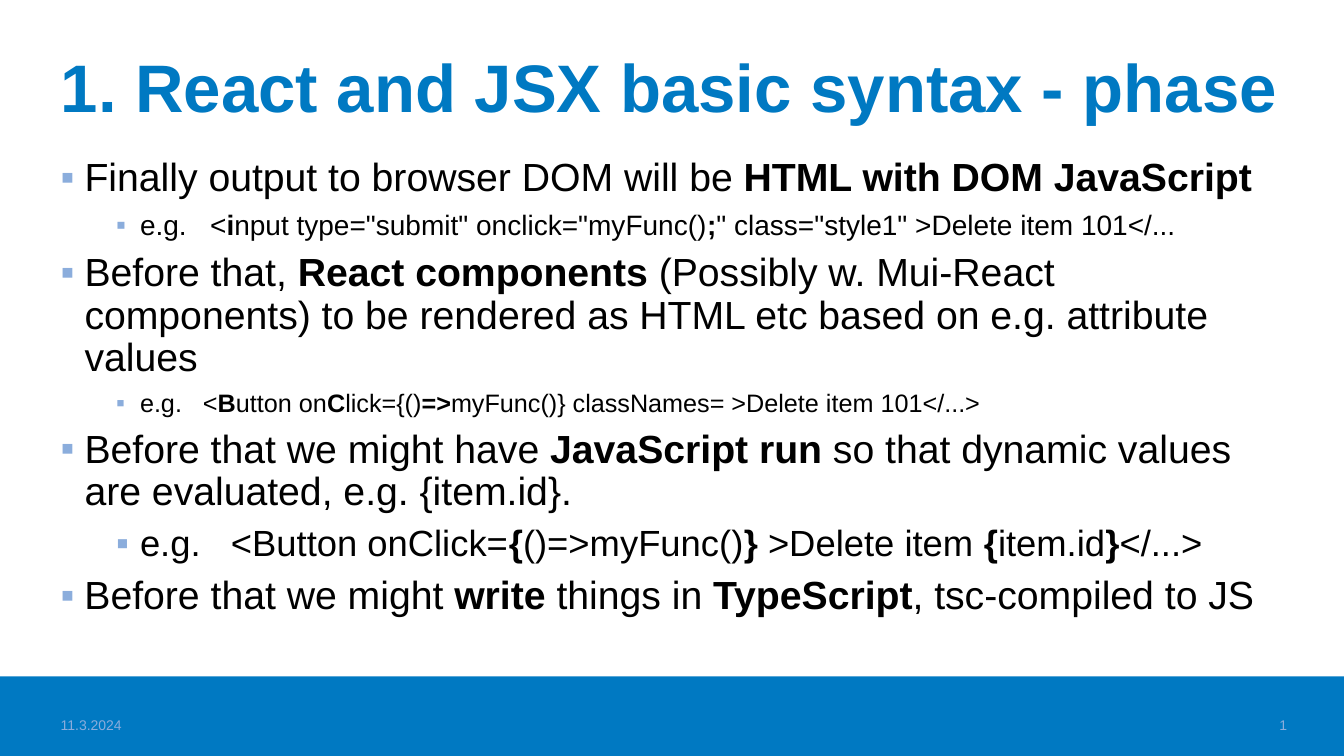
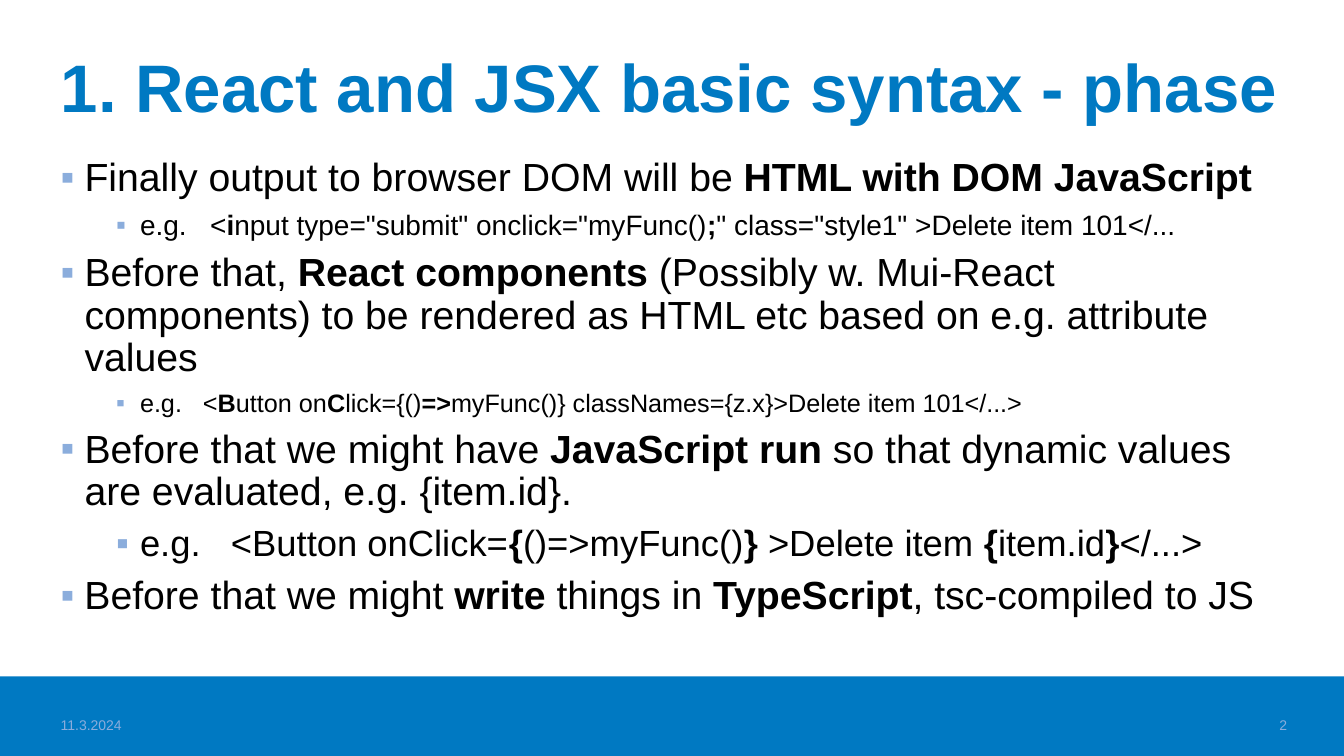
Before and after one commit to haagahelia/ohke-teknologiat, a slide deck: slide 2 of 05_frontend/Frontend_VideoTopics.pptx (slide 1 before the commit). Drawn at 1344x756 pixels with LibreOffice and Linux fonts; fonts in the diff are those of the drawing; background and template pictures are left out. Boxes give left, top, right and bottom in pixels: in the first picture for what was removed or moved away, otherwise in the second. Text is boxed around its words. In the diff, an @@ line names an element or a change of style, - is before the commit and + after.

```diff
--- a/05_frontend/Frontend_VideoTopics.pptx
+++ b/05_frontend/Frontend_VideoTopics.pptx
@@ text at [140,393,1022,418]: text changed @@
-  ▪ e.g. <Button onClick={()=>myFunc()} classNames= >Delete item 101</...>
+  ▪ e.g. <Button onClick={()=>myFunc()} classNames={z.x}>Delete item 101</...>
@@ page number at [1279,720,1287,730]: text changed @@
-1
+2
```
Also in this commit, not shown: 6 other slides changed, 1 slide added, 1 other file.
